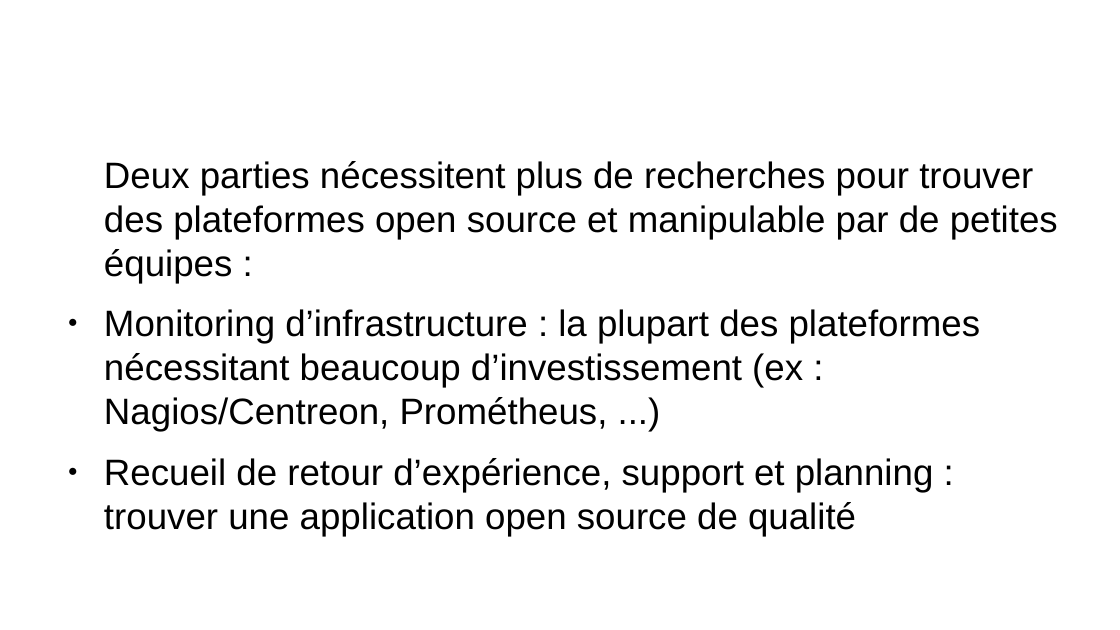
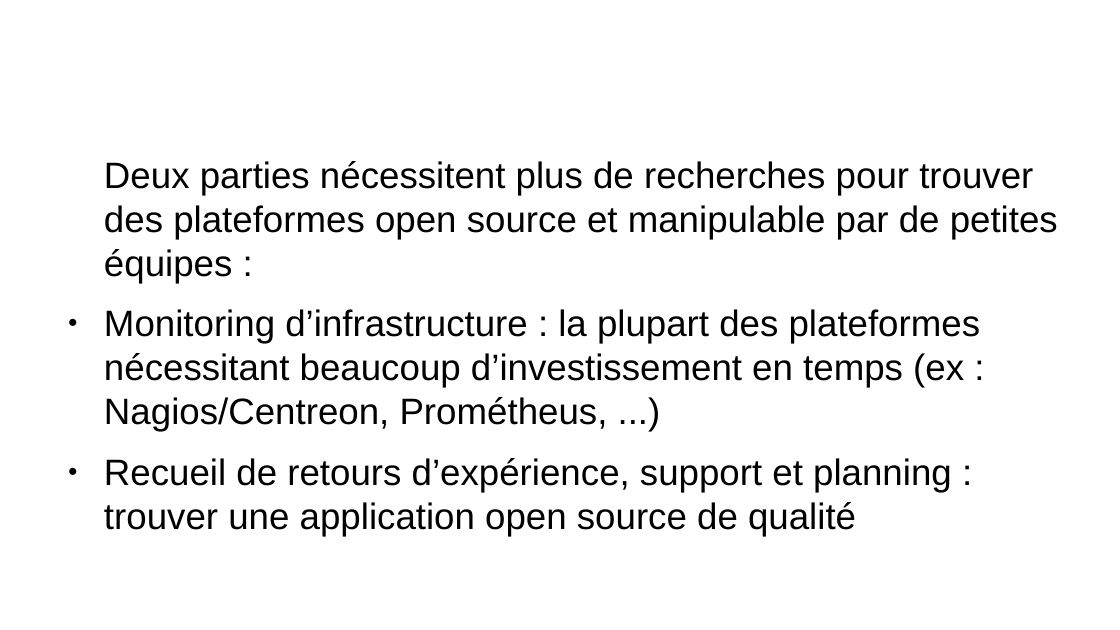
Before and after one commit to remipassmoilesel/ci-cd-plan, a slide deck: slide 23 of ci-cd-plan.odp (slide 25 before the commit). Drawn at 1120x630 pixels with LibreOffice and Linux fonts; fonts in the diff are those of the drawing; background and template pictures are left out. Boxes give left, top, right and bottom in pixels: in the first picture for what was removed or moved away, otherwise in the second. Text is boxed around its words. In the diff, an @@ line names an element or a change of style, - is before the commit and + after.

```diff
--- a/ci-cd-plan.odp
+++ b/ci-cd-plan.odp
@@ text at <box>104,309,981,536</box>: text changed @@
-● Monitoring d’infrastructure : la plupart des plateformes nécessitant beaucoup d’investissement (ex : Nagios/Centreon, Prométheus, ...)
-● Recueil de retour d’expérience, support et planning : trouver une application open source de qualité
+● Monitoring d’infrastructure : la plupart des plateformes nécessitant beaucoup d’investissement en temps (ex : Nagios/Centreon, Prométheus, ...)
+● Recueil de retours d’expérience, support et planning : trouver une application open source de qualité
```
Also in this commit, not shown: 7 other slides changed, 1 slide added, 3 slides removed, 2 other files.
